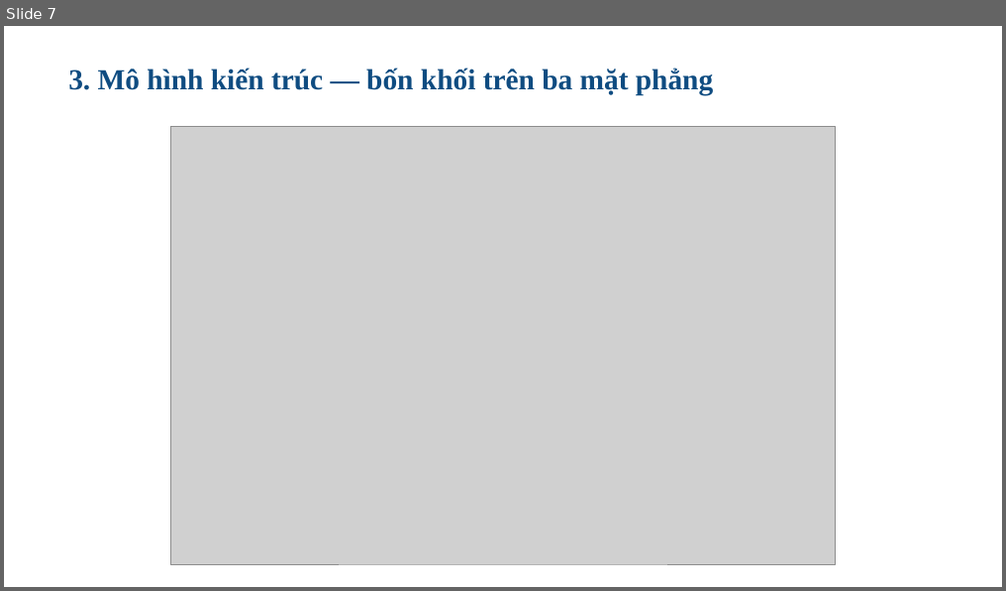
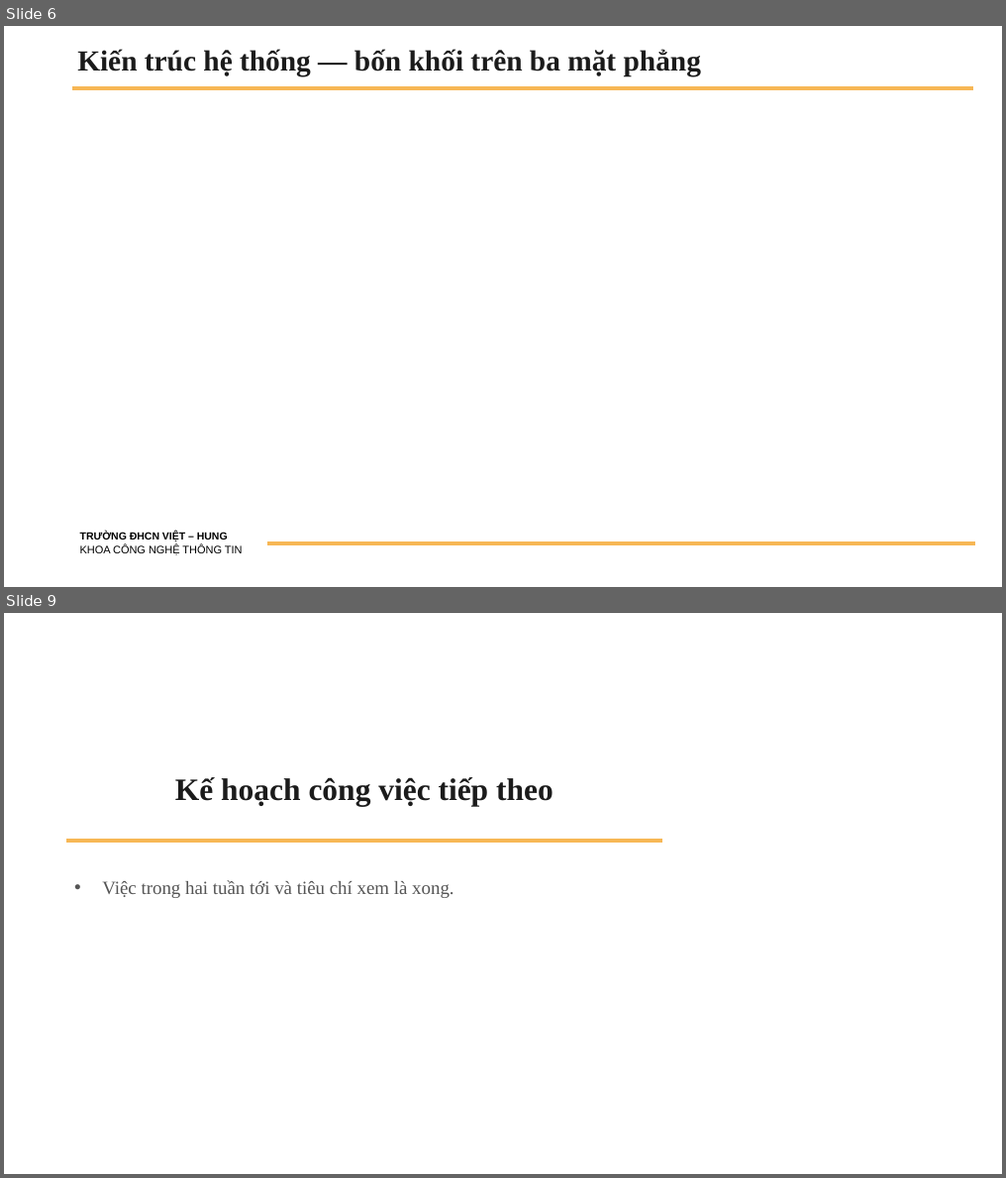
Before and after one commit to Hduc2412/Web-XKLD, a slide deck: tailieu/BaoCao_TienDo_DATN_HoangMinhDuc_2200583.pptx. Shown one above the other, each under a label of ours: slide 7 before the commit, slides 6 and 9 after it; the slides between them are not shown. The pictures are 1006x591 and 1006x1178 pixels, drawn with LibreOffice and Linux fonts; fonts in the diff are those of the drawing; grey boxes stand for pictures; background and template pictures are left out. Boxes give left, top, right and bottom in pixels: in the first picture for what was removed or moved away, otherwise in the second. Text is boxed around its words. In the diff, an @@ line names an element or a change of style, - is before the commit and + after.

```diff
--- a/tailieu/BaoCao_TienDo_DATN_HoangMinhDuc_2200583.pptx
+++ b/tailieu/BaoCao_TienDo_DATN_HoangMinhDuc_2200583.pptx
@@ slide 9 added at (x1=4, y1=613, x2=1002, y2=1174), background picture (left out) @@
@@ title added at (x1=175, y1=777, x2=553, y2=807), 30 pt, text #1B1B1B, bold @@
+Kế hoạch công việc tiếp theo
@@ line added from (67, 841) to (662, 841), #F7B755 3.75 pt @@
@@ text added at (x1=102, y1=880, x2=453, y2=898), 18 pt, text #555555 @@
+• Việc trong hai tuần tới và tiêu chí xem là xong.
@@ what was slide 7 is now slide 6 @@
@@ slide 6 changed as well @@
@@ title "Kiến trúc hệ thống — ..." at (x1=77, y1=49, x2=701, y2=76): vertical alignment top to middle @@
@@ title at (x1=77, y1=49, x2=701, y2=76): text changed; text colour #0F4C81 to #1B1B1B @@
-3. Mô hình kiến trúc — bốn khối trên ba mặt phẳng
+Kiến trúc hệ thống — bốn khối trên ba mặt phẳng
@@ line added from (73, 88) to (974, 88), #F7B755 3.75 pt @@
@@ picture removed at (x1=171, y1=127, x2=835, y2=565) @@
@@ text added at (x1=80, y1=532, x2=243, y2=556), 10.5 pt, text #000000 @@
+TRƯỜNG ĐHCN VIỆT – HUNG
+KHOA CÔNG NGHỆ THÔNG TIN
@@ line added from (267, 544) to (975, 544), #F7B755 3.75 pt @@
```
Also in this commit, not shown: 1 other slide changed, 7 other slides added, 12 slides removed.
